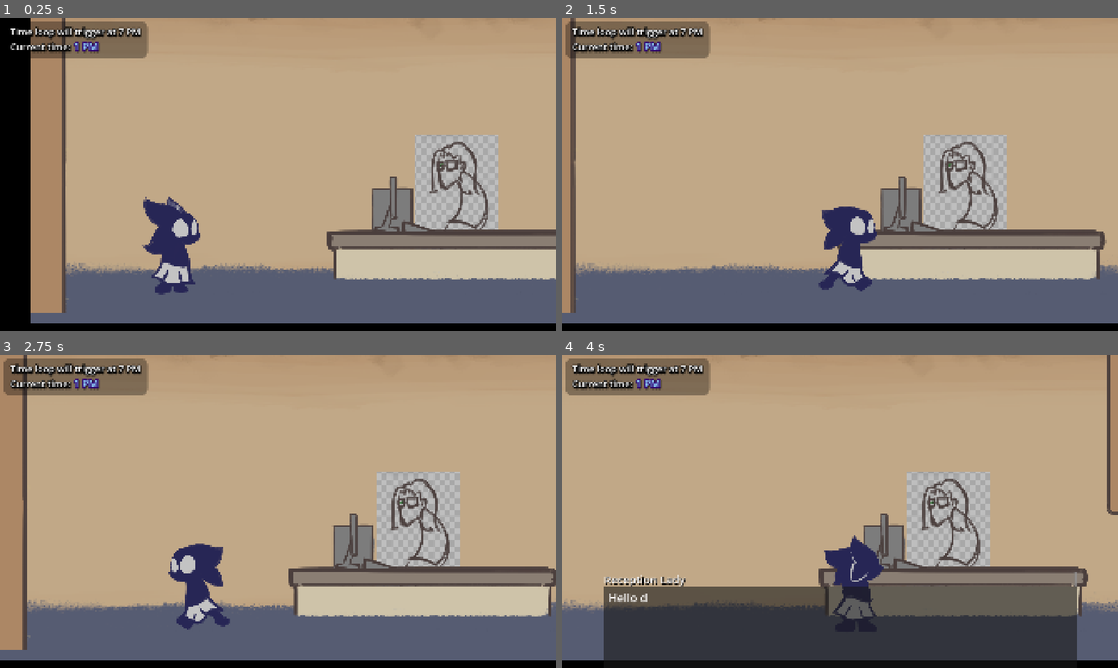
Above: before the commit, frames 1-4 (two rows, left to right).
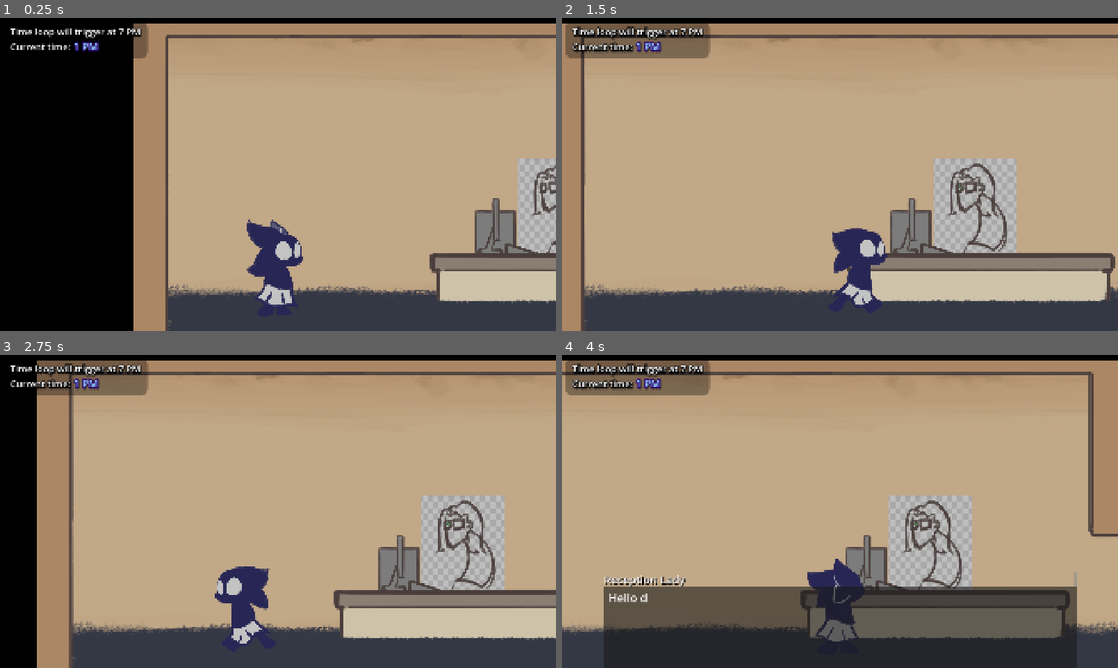
Above: after the commit, the same moments.

Repository: FlooferLand/timeloop-game
Game: Godot game, scene res://levels/the_building/the_building.tscn
The game is run twice, just before and just after one commit, with the same random seed, the same clock (stepped at 60 frames per second) and the same inputs.
Inputs (mouse positions are in pixels of both pictures, inside the frame that each line leads up to):
- Up to frame 1 (0.25 s): no input
- Up to frame 2 (1.5 s): move the mouse to (962, 158) at 0.52 s; hold D (walk_right) from 0.53 s (still down); tap Space (advance_dialog) at 0.6 s; click (962, 158) at 0.67 s; move the mouse to (728, 190) at 1.27 s; tap E (interact) at 1.35 s
- Up to frame 3 (2.75 s): move the mouse to (333, 442) at 2.02 s; release D (walk_right) at 2.03 s; hold A (walk_left) from 2.03 s (still down); hold Shift (sprint) from 2.03 s (still down)
- Up to frame 4 (4 s): move the mouse to (812, 574) at 2.77 s; release A (walk_left) at 2.78 s; release Shift (sprint) at 2.78 s; hold D (walk_right) from 2.78 s (still down); tap Space (advance_dialog) at 2.85 s; click (812, 574) at 2.92 s; move the mouse to (1006, 558) at 3.52 s; tap E (interact) at 3.6 s

The runs differ from the first frame. In frame 1, 53% of the frame differs, in the area x 5-100%, y 0-100%; in frame 2, 33%; in frame 3, 45%; in frame 4, 26%.

Commit message:
Revert "New camera system test"
This reverts commit 6a5cb7eae0e7b340da98cff5bd1c98171835300f.

Diff:
--- a/entities/player/Player.tscn
+++ b/entities/player/Player.tscn
@@ -29,6 +29,10 @@
 shape = SubResource("CapsuleShape2D_453mm")
 debug_color = Color(0, 0.6, 0.701961, 0.180392)
 
+[node name="Camera2D" type="Camera2D" parent="."]
+position = Vector2(0, -480)
+position_smoothing_enabled = true
+
 [node name="PlayerInteraction" type="Area2D" parent="." node_paths=PackedStringArray("player", "collision")]
 collision_layer = 2
 collision_mask = 2
--- a/entities/room/auto_room.gd
+++ b/entities/room/auto_room.gd
@@ -1,4 +1,4 @@
-@tool class_name AutoRoom extends Node
+@tool extends Node
 
 const wall_closed_tex := preload("uid://ckp6mlimrl7qn")
 const wall_tex := preload("uid://3w4s4tny4h66")
@@ -8,8 +8,6 @@
 @onready var background: TileableSprite2D = $Background
 @onready var ceiling: TileableSprite2D = $Ceiling
 @onready var floor: TileableSprite2D = $Floor
-@onready var centre_marker: Marker2D = $Centre
-@onready var camera: Camera2D = $Camera
 
 @onready var left_wall_shape: CollisionShape2D = $LeftWall/Collision
 @onready var right_wall_shape: CollisionShape2D = $RightWall/Collision
@@ -34,9 +32,6 @@
 	set_physics_process(false)
 	if not Engine.is_editor_hint():
 		set_process(false)
-
-func _ready() -> void:
-	camera.global_position = centre_marker.global_position
 
 ## Only called in the editor
 func _process(delta: float) -> void:
@@ -86,7 +81,3 @@
 		right_wall_rect.size = Vector2(wall_side_size.x, wall_side_size.y * 0.55)
 		right_wall_shape.position = right_wall_spr.position + Vector2(wall_side_size.x / 2, right_wall_rect.size.y / 2)
 	#endregion
-
-	# Centre
-	centre_marker.position = Vector2(0, -size.y) \
-		.lerp(Vector2(size.x, 200), 0.5)
--- a/entities/room/position_curve.tres
+++ /dev/null
@@ -1,5 +0,0 @@
-[gd_resource type="Curve" format=3 uid="uid://cxgljmlopvk7"]
-
-[resource]
-_data = [Vector2(0, 0), 0.0, 0.0, 0, 0, Vector2(0.497549, 1), 0.0, 0.0, 0, 0, Vector2(1, 0), 0.0, 0.0, 0, 0]
-point_count = 3
--- a/entities/room/room.gd
+++ b/entities/room/room.gd
@@ -1,31 +1,11 @@
 class_name Room
 extends Node2D
 
-const PositionCurve := preload("uid://cxgljmlopvk7")
-
-@onready var autoroom: AutoRoom = $AutoRoom
-@onready var camera: Camera2D = autoroom.camera
-
 var manager: RoomManager  # Injected by RoomManager
-var _initial_cam_pos: Vector2
+var active := false
 
 func _enter_tree() -> void:
 	manager = get_parent() as RoomManager
-	modulate = Color.WHITE if manager.active == self else Color.BLACK
-	visible = manager.active == self
+	modulate = Color.WHITE if active else Color.BLACK
+	visible = active
 	#print("MY NAME IS %s, I MADE THE MIMIC. IT WAS DIFFICULT TO PUT THE ROOMS TOGETHER" % name)
-
-func _ready() -> void:
-	_initial_cam_pos = camera.position
-
-func _process(delta: float) -> void:
-	if manager.active != self:
-		return
-	var player_local := to_local(manager.player.global_position)
-	var ratio := (player_local.x / autoroom.bounds.right)
-
-	var target := _initial_cam_pos.lerp(
-		Vector2(lerp(player_local.x, _initial_cam_pos.x, PositionCurve.sample(ratio) * 0.3), _initial_cam_pos.y),
-		0.5
-	)
-	camera.position = camera.position.lerp(target, 8 * delta)
--- a/entities/room/room.tscn
+++ b/entities/room/room.tscn
@@ -97,11 +97,5 @@
 position = Vector2(923.5, -460)
 shape = SubResource("RectangleShape2D_1drqm")
 
-[node name="Centre" type="Marker2D" parent="AutoRoom"]
-position = Vector2(500, -400)
-
-[node name="Camera" type="Camera2D" parent="AutoRoom"]
-position = Vector2(500, -400)
-
 [node name="Entities" type="Node2D" parent="."]
 metadata/_edit_lock_ = true
--- a/levels/the_building/room_manager.gd
+++ b/levels/the_building/room_manager.gd
@@ -5,9 +5,6 @@
 ## Triggered when the room is done changing
 signal room_changed(old: Room, new: Room)
 
-@export var player: Player
-
-@export_group("Local")
 @export var default: Room
 
 var _active: Room
@@ -19,7 +16,7 @@
 	set(value): change(value)
 
 func _enter_tree() -> void:
-	default.visible = true
+	default.active = true
 	for thing in get_children():
 		if thing is Room or RoomTransition:
 			thing.set("manager", self)
@@ -52,7 +49,6 @@
 	trans_new.tween_property(new, "modulate", Color.WHITE, 0.3)
 	trans_new.tween_callback(func():
 		new.visible = true
-		new.camera.make_current()
 		trans_new.kill()
 		trans_new = null
 	)
@@ -66,7 +62,7 @@
 
 	# Adding the new stuffs
 	var virtual := RoomManagerScene.instantiate()
-	default.visible = true
+	default.active = true
 	for item in virtual.get_children():
 		virtual.remove_child(item)
 		add_child(item)
--- a/levels/the_building/the_building.tscn
+++ b/levels/the_building/the_building.tscn
@@ -16,8 +16,7 @@
 [node name="TimeLoopResponder" type="Node2D" parent="."]
 script = ExtResource("1_iudyd")
 
-[node name="RoomManager" parent="TimeLoopResponder" node_paths=PackedStringArray("player") instance=ExtResource("1_8k4rm")]
-player = NodePath("../../Player")
+[node name="RoomManager" parent="TimeLoopResponder" instance=ExtResource("1_8k4rm")]
 
 [node name="Player" parent="." instance=ExtResource("1_hixpo")]
 position = Vector2(500, 0)
--- a/rooms/reception.tscn
+++ b/rooms/reception.tscn
@@ -48,6 +48,7 @@
 scale = Vector2(1.11198, 1)
 
 [node name="Floor" parent="AutoRoom" index="2"]
+modulate = Color(0.607302, 0.607302, 0.607302, 1)
 material = SubResource("ShaderMaterial_h2j8p")
 scale = Vector2(1.11198, 1)
 
@@ -66,9 +67,6 @@
 position = Vector2(2058.5, -704)
 shape = SubResource("RectangleShape2D_23kdh")
 
-[node name="Centre" parent="AutoRoom" index="5"]
-position = Vector2(1067.5, -400.5)
-
 [node name="ReceptionLady" parent="Entities" index="0" instance=ExtResource("5_kwhvp")]
 position = Vector2(1472, -56)
 
